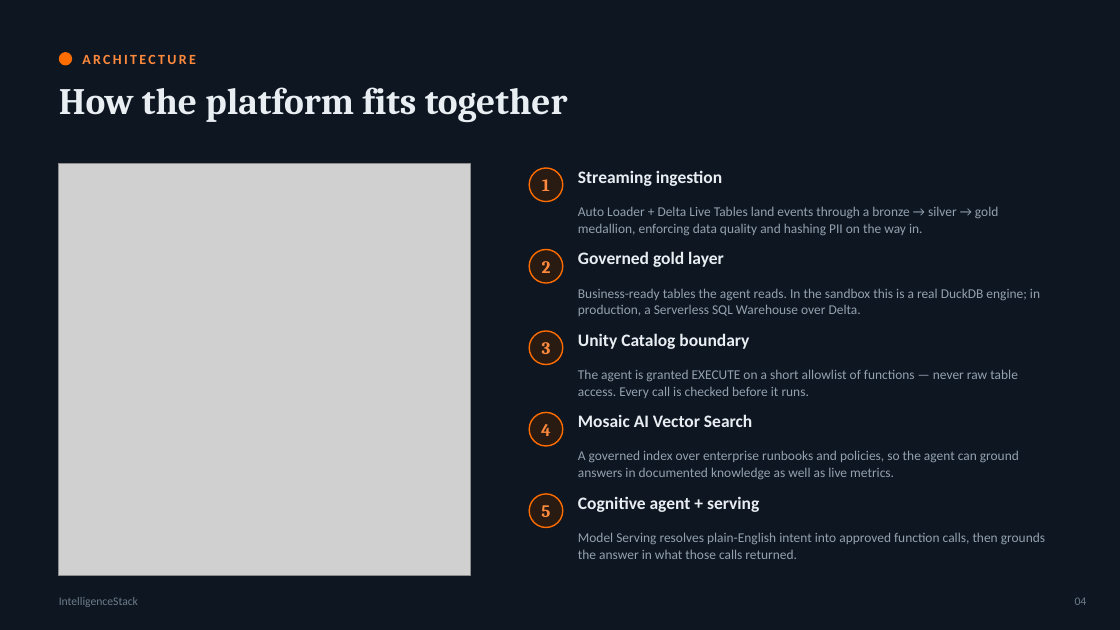
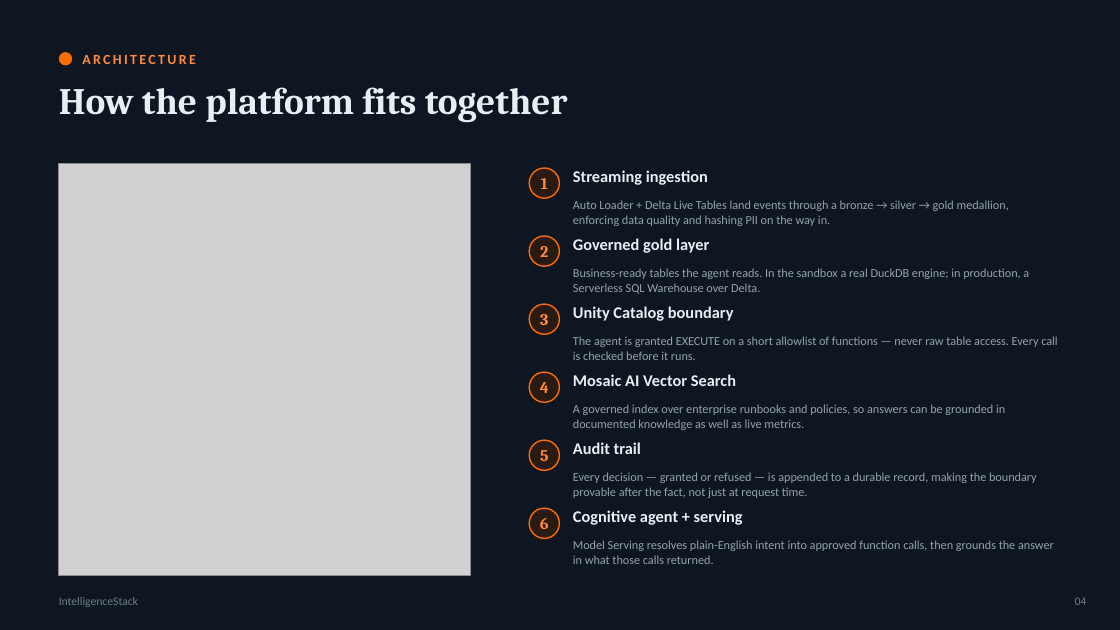
Before and after one commit to atharvvani464/IntelligenceStack, a slide deck: slide 4 of IntelligenceStack_Executive_Deck.pptx. Drawn at 1120x630 pixels with LibreOffice and Linux fonts; fonts in the diff are those of the drawing; grey boxes stand for pictures. Boxes give left, top, right and bottom in pixels: in the first picture for what was removed or moved away, otherwise in the second. Text is boxed around its words. In the diff, an @@ line names an element or a change of style, - is before the commit and + after.

```diff
--- a/IntelligenceStack_Executive_Deck.pptx
+++ b/IntelligenceStack_Executive_Deck.pptx
@@ ellipse: place and size @@
-ellipse at box(529, 168, 563, 202)
+ellipse at box(529, 168, 560, 198)
@@ text "2": place and size @@
-text "2" at box(542, 261, 551, 273)
+text "2" at box(540, 246, 548, 257)
@@ ellipse: place and size @@
-ellipse at box(529, 250, 563, 283)
+ellipse at box(529, 236, 560, 266)
@@ text "Governed gold layer": place and size @@
-text "Governed gold layer" at box(578, 251, 724, 267)
+text "Governed gold layer" at box(573, 238, 709, 253)
@@ text at box(573, 268, 1029, 294): text changed; size 11.5 to 10.5 pt @@
-Business-ready tables the agent reads. In the sandbox this is a real DuckDB engine; in production, a Serverless SQL Warehouse over Delta.
+Business-ready tables the agent reads. In the sandbox a real DuckDB engine; in production, a Serverless SQL Warehouse over Delta.
@@ text "Unity Catalog boundary": place and size @@
-text "Unity Catalog boundary" at box(578, 333, 749, 349)
+text "Unity Catalog boundary" at box(573, 306, 734, 321)
@@ text "3": place and size @@
-text "3" at box(542, 342, 551, 354)
+text "3" at box(540, 314, 548, 325)
@@ ellipse: place and size @@
-ellipse at box(529, 331, 563, 365)
+ellipse at box(529, 304, 560, 334)
@@ size 11.5 to 10.5 pt; line spacing 1.05 to 1.02 in 3 elements at box(573, 540, 1054, 564), box(573, 200, 1009, 226), box(573, 336, 1057, 360) @@
@@ text "The agent is granted EXECUTE ...": place and size @@
-text "The agent is granted EXECUTE ..." at box(578, 369, 1018, 398)
+text "The agent is granted EXECUTE ..." at box(573, 336, 1057, 360)
@@ text "4": place and size @@
-text "4" at box(541, 424, 551, 436)
+text "4" at box(540, 382, 549, 393)
@@ ellipse added at box(529, 372, 560, 402), fill #2A1B12, outline #FF6C00 1.2 pt @@
@@ text "Mosaic AI Vector Search": place and size @@
-text "Mosaic AI Vector Search" at box(578, 414, 752, 427)
+text "Mosaic AI Vector Search" at box(573, 374, 736, 386)
@@ text at box(573, 404, 1005, 430): text changed; size 11.5 to 10.5 pt @@
-A governed index over enterprise runbooks and policies, so the agent can ground answers in documented knowledge as well as live metrics.
+A governed index over enterprise runbooks and policies, so answers can be grounded in documented knowledge as well as live metrics.
@@ size 15 to 14 pt in 10 elements at box(573, 170, 708, 185), box(573, 510, 743, 525), box(573, 238, 709, 253), box(541, 178, 548, 189), box(540, 246, 548, 257), box(573, 306, 734, 321), box(540, 314, 548, 325), box(573, 374, 736, 386), box(540, 382, 549, 393), box(540, 450, 548, 461) @@
@@ text "5": place and size @@
-text "5" at box(541, 505, 550, 517)
+text "5" at box(540, 450, 548, 461)
@@ ellipse: place and size @@
-ellipse at box(529, 413, 563, 446)
+ellipse at box(529, 440, 560, 471)
@@ text added at box(573, 442, 641, 454), 14 pt, text #E9EEF3, bold @@
+Audit trail
@@ text added at box(573, 472, 1037, 498), 10.5 pt, text #93A1AF @@
+Every decision — granted or refused — is appended to a durable record, making the boundary provable after the fact, not just at request time.
@@ ellipse: place and size @@
-ellipse at box(529, 494, 563, 528)
+ellipse at box(529, 508, 560, 539)
@@ text "Cognitive agent + serving": place and size @@
-text "Cognitive agent + serving" at box(578, 496, 759, 512)
+text "Cognitive agent + serving" at box(573, 510, 743, 525)
@@ text added at box(540, 518, 549, 529), 14 pt, text #FF8A3D, bold @@
+6
@@ text "Model Serving resolves plain-English intent ...": place and size @@
-text "Model Serving resolves plain-English intent ..." at box(578, 532, 1045, 559)
+text "Model Serving resolves plain-English intent ..." at box(573, 540, 1054, 564)
```
Also in this commit, not shown: 8 other slides changed, 1 slide added, 1 other file.
